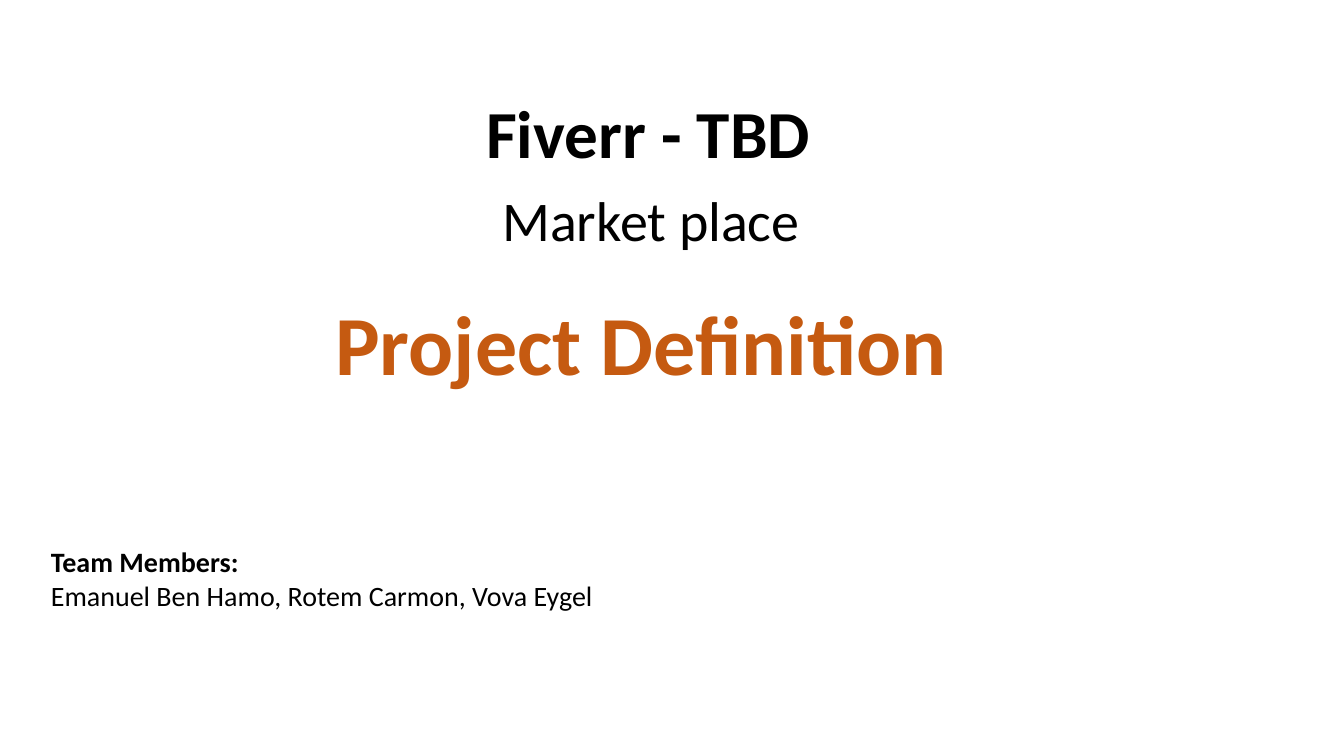
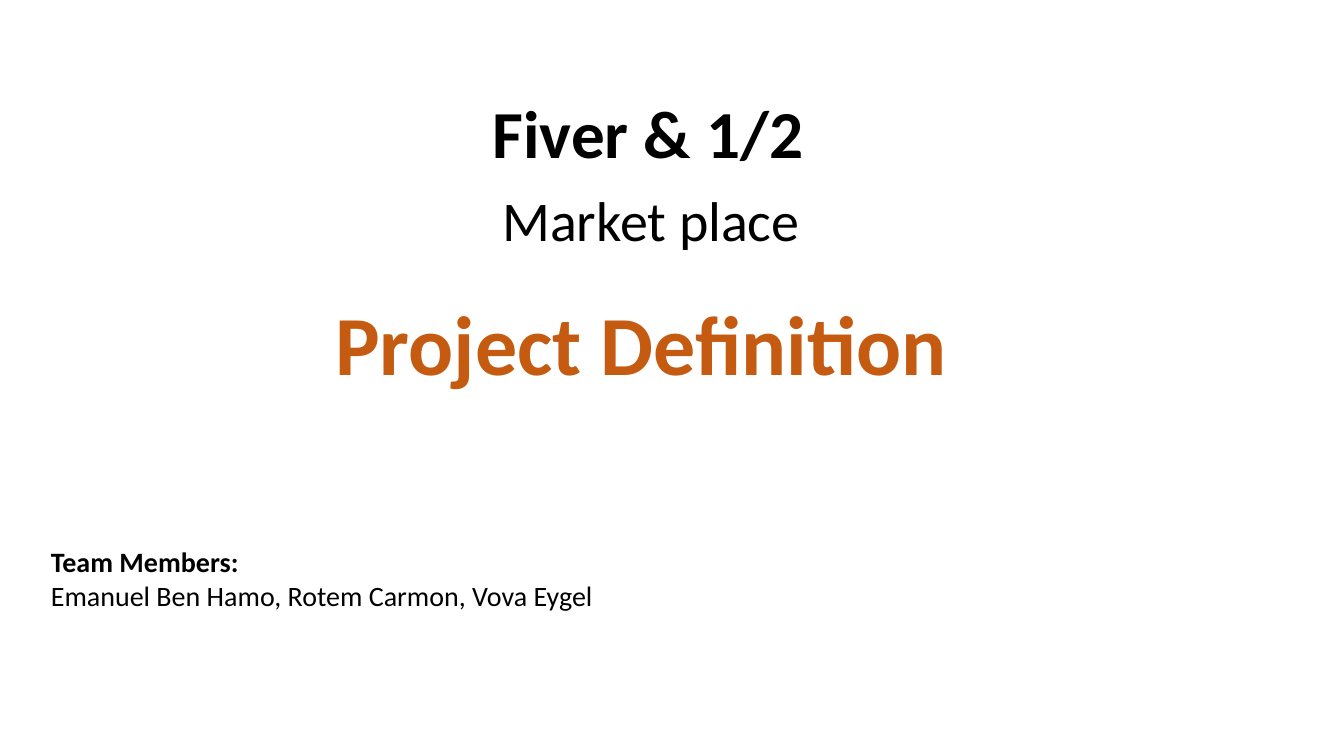
Before and after one commit to EmanuelBenHamo/Fiver-Final-Sprint, a slide deck: slide 1 of Product Definition Document Sample - Vybing - v1.5.pptx. Drawn at 1344x756 pixels with LibreOffice and Linux fonts; fonts in the diff are those of the drawing. Boxes give left, top, right and bottom in pixels: in the first picture for what was removed or moved away, otherwise in the second. Text is boxed around its words. In the diff, an @@ line names an element or a change of style, - is before the commit and + after.

```diff
--- a/Product Definition Document Sample - Vybing - v1.5.pptx
+++ b/Product Definition Document Sample - Vybing - v1.5.pptx
@@ text at box(493, 111, 803, 161): text changed @@
-Fiverr - TBD
+Fiver & 1/2
```
Also in this commit, not shown: 2 other slides changed, 3 slides added, 13 slides removed.
